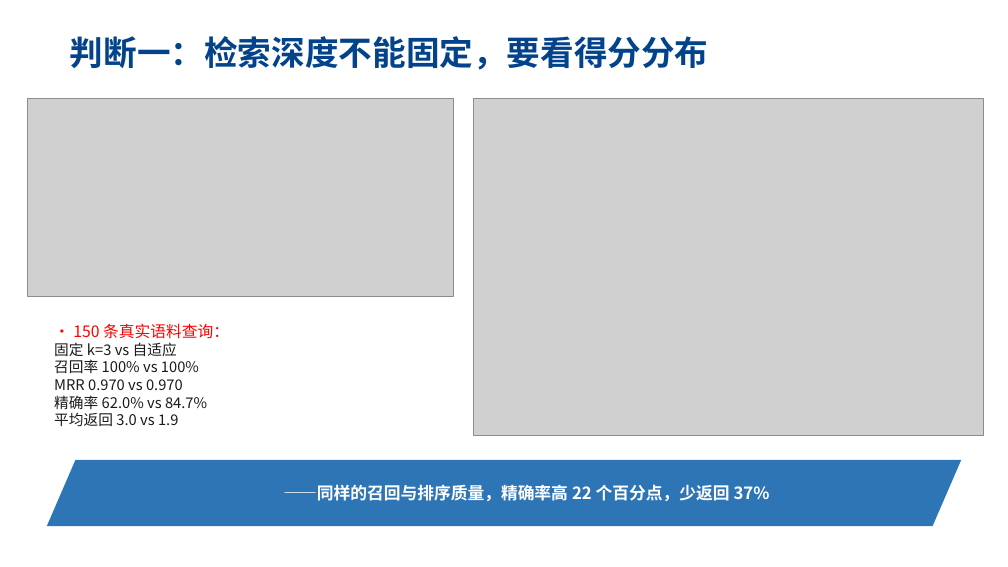
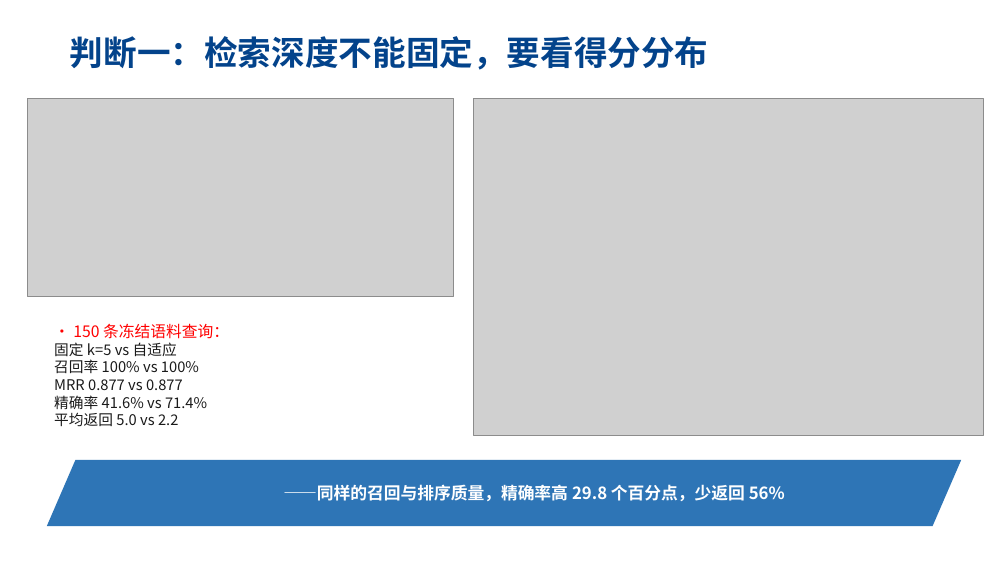
Before and after one commit to CCodeDong/agentbudget, a slide deck: slide 10 of 立项/离线资料库-开题答辩.pptx. Drawn at 1008x567 pixels with LibreOffice and Linux fonts; fonts in the diff are those of the drawing; grey boxes stand for pictures; background and template pictures are left out. Boxes give left, top, right and bottom in pixels: in the first picture for what was removed or moved away, otherwise in the second. Text is boxed around its words. In the diff, an @@ line names an element or a change of style, - is before the commit and + after.

Commit message:
移动开题 PPT P10：检索评估数字更新为冻结语料实测值
原数字（62.0% vs 84.7%，MRR 0.970）来自语料冻结之前的另一次测量，
与当前 eval-corpus/ 的实测结果不一致。改为：

  对比对象  固定 k=3 -> k=5   （k=5 与自适应的召回和 MRR 完全相同，对比更干净）
  召回率    100% vs 100%
  MRR       0.970 -> 0.877
  精确率    62.0% vs 84.7% -> 41.6% vs 71.4%
  平均返回  3.0 vs 1.9 -> 5.0 vs 2.2
  结论      22pp / 37% -> 29.8pp / 56%

核对：12 个媒体文件哈希逐个相同，25 页完整；文件体积变小仅因重存压缩率更好。

```diff
--- a/立项/离线资料库-开题答辩.pptx
+++ b/立项/离线资料库-开题答辩.pptx
@@ text at (54,323,229,357): text changed @@
-• 150 条真实语料查询：
-固定 k=3 vs 自适应
+• 150 条冻结语料查询：
+固定 k=5 vs 自适应
@@ text at (54,379,207,426): text changed @@
-MRR 0.970 vs 0.970
-精确率 62.0% vs 84.7%
-平均返回 3.0 vs 1.9
+MRR 0.877 vs 0.877
+精确率 41.6% vs 71.4%
+平均返回 5.0 vs 2.2
@@ text at (283,484,785,501): text changed @@
-——同样的召回与排序质量，精确率高 22 个百分点，少返回 37%
+——同样的召回与排序质量，精确率高 29.8 个百分点，少返回 56%
```
